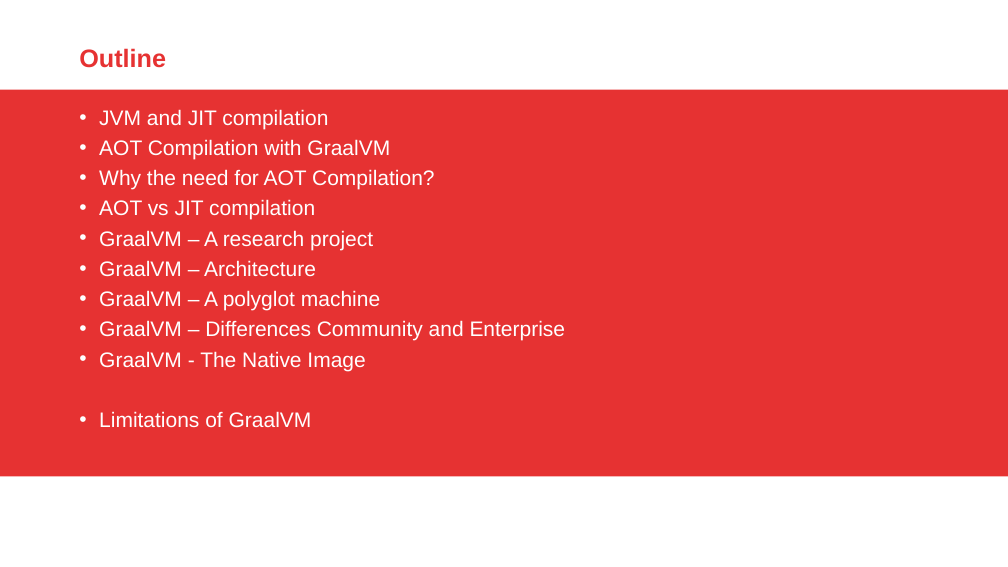
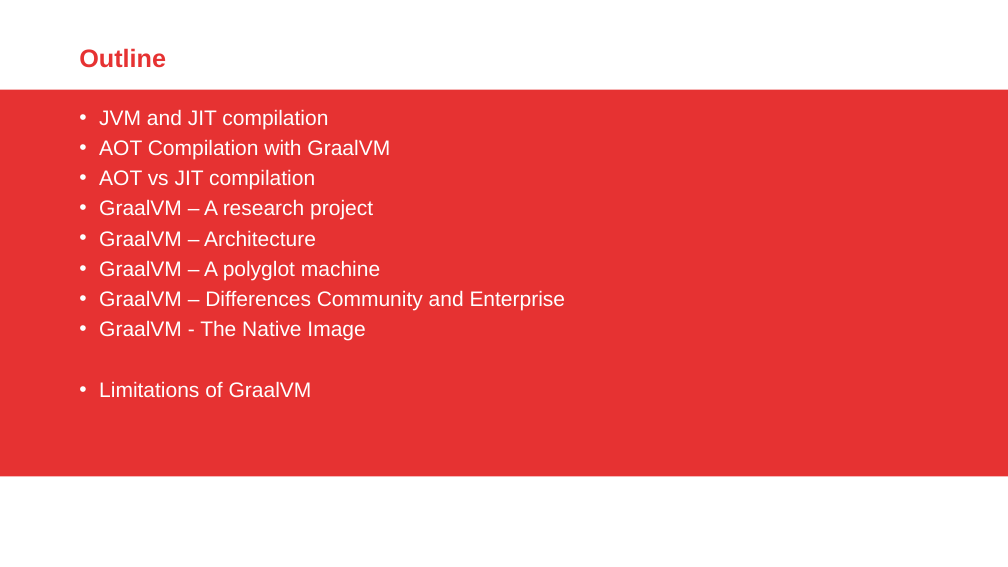
Before and after one commit to AMIS-Services/sig-graalvm-quarkus-15082019, a slide deck: slide 5 of GraalVM_20190815.pptx. Drawn at 1008x567 pixels with LibreOffice and Linux fonts; fonts in the diff are those of the drawing; background and template pictures are left out. Boxes give left, top, right and bottom in pixels: in the first picture for what was removed or moved away, otherwise in the second. Text is boxed around its words. In the diff, an @@ line names an element or a change of style, - is before the commit and + after.

```diff
--- a/GraalVM_20190815.pptx
+++ b/GraalVM_20190815.pptx
@@ text at (x1=99, y1=169, x2=434, y2=190): paragraph removed @@
-• Why the need for AOT Compilation?
```
Also in this commit, not shown: 5 other slides changed.
